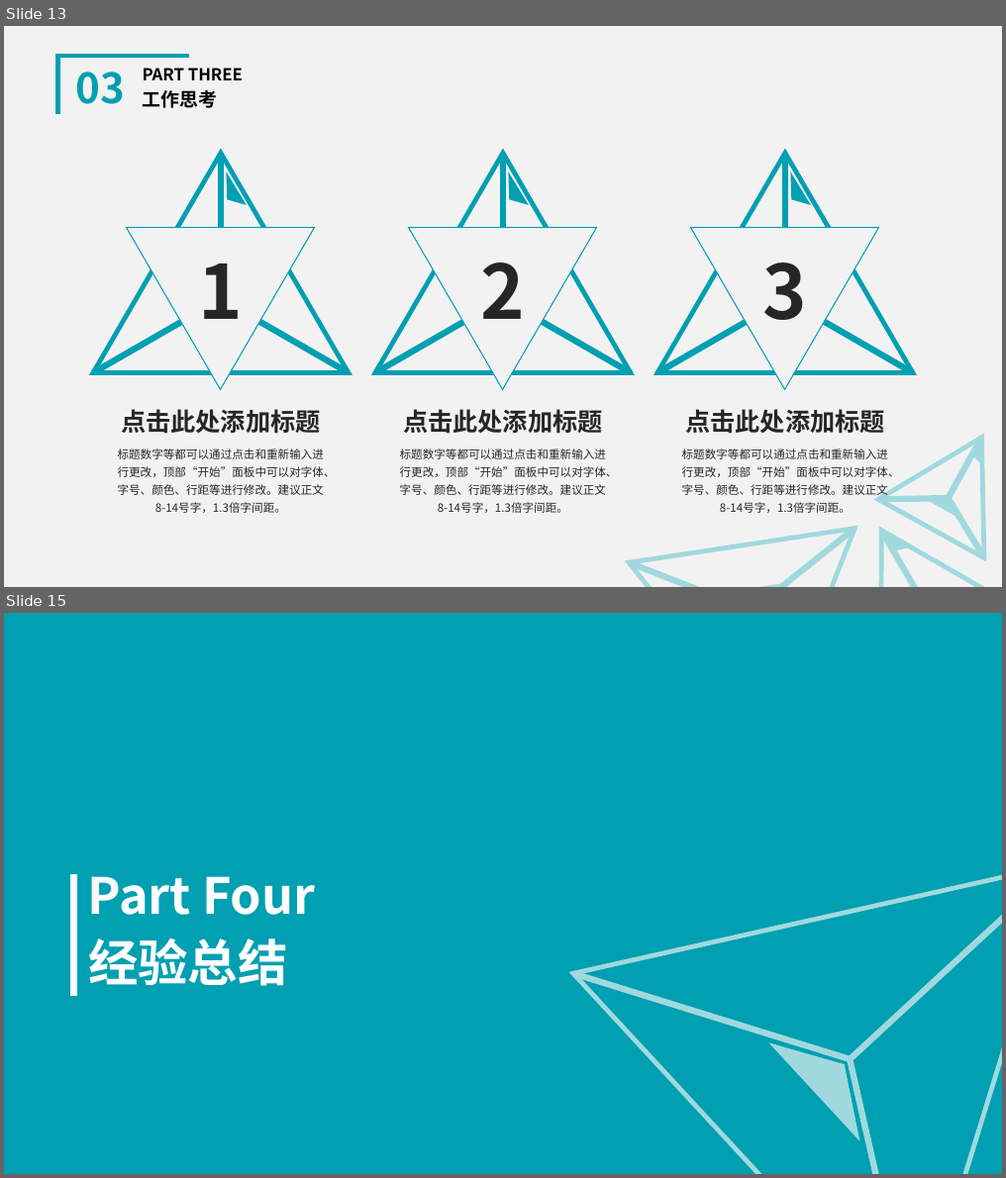
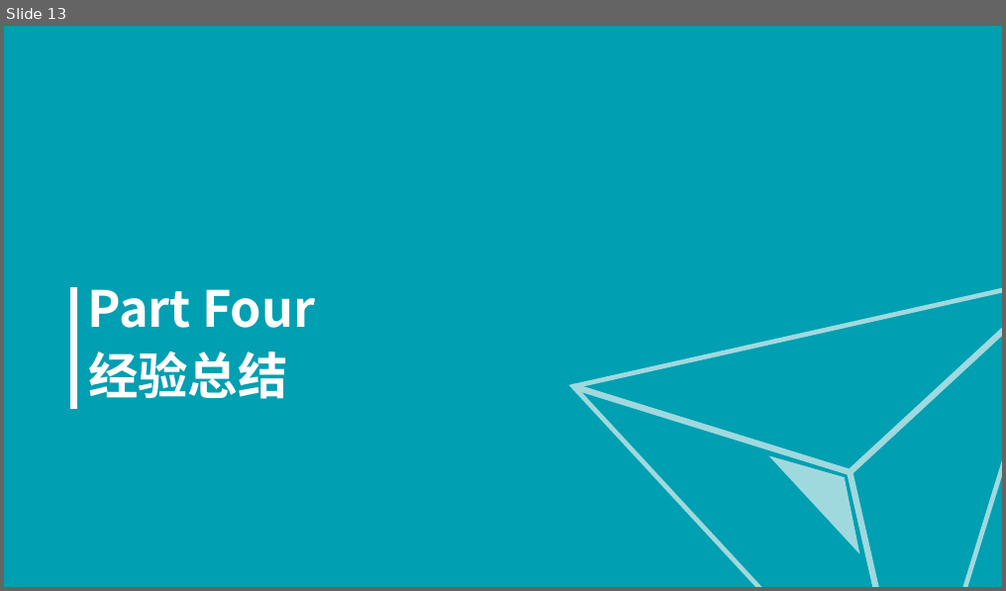
Before and after one commit to Siyuexi/InternNote, a slide deck: Tencent/Gestaltxu实习生答辩.pptx. Shown one above the other, each under a label of ours: slides 13 and 15 before the commit, slide 13 after it; the slides between them are not shown. The pictures are 1006x1178 and 1006x591 pixels, drawn with LibreOffice and Linux fonts; fonts in the diff are those of the drawing. Boxes give left, top, right and bottom in pixels: in the first picture for what was removed or moved away, otherwise in the second. Text is boxed around its words. In the diff, an @@ line names an element or a change of style, - is before the commit and + after.

```diff
--- a/Tencent/Gestaltxu实习生答辩.pptx
+++ b/Tencent/Gestaltxu实习生答辩.pptx
@@ slide 13 removed at box(4, 26, 1002, 587), background #F2F2F2 @@
@@ freeform shape removed at box(57, 56, 190, 113) @@
@@ text removed at box(75, 72, 125, 104) @@
-03
@@ text removed at box(143, 68, 243, 80) @@
-PART THREE
@@ text removed at box(143, 90, 218, 108) @@
-工作思考
@@ group removed at box(375, 154, 631, 390): 3 triangles, 3 lines, 1 freeform shape, 1 text @@
-2
@@ group removed at box(657, 154, 913, 390): 3 triangles, 3 lines, 1 freeform shape, 1 text @@
-3
@@ group removed at box(93, 154, 349, 390): 3 triangles, 3 lines, 1 freeform shape, 1 text @@
-1
@@ text removed at box(121, 409, 321, 434) @@
-点击此处添加标题
@@ text removed at box(403, 409, 603, 434) @@
-点击此处添加标题
@@ text removed at box(685, 409, 885, 434) @@
-点击此处添加标题
@@ text removed at box(118, 449, 336, 513) @@
-标题数字等都可以通过点击和重新输入进行更改，顶部“开始”面板中可以对字体、字号、颜色、行距等进行修改。建议正文8-14号字，1.3倍字间距。
@@ text removed at box(400, 449, 618, 513) @@
-标题数字等都可以通过点击和重新输入进行更改，顶部“开始”面板中可以对字体、字号、颜色、行距等进行修改。建议正文8-14号字，1.3倍字间距。
@@ text removed at box(682, 449, 900, 513) @@
-标题数字等都可以通过点击和重新输入进行更改，顶部“开始”面板中可以对字体、字号、颜色、行距等进行修改。建议正文8-14号字，1.3倍字间距。
@@ group removed at box(878, 408, 1002, 559): 3 lines, 2 triangles, 1 freeform shape @@
@@ triangle removed at box(818, 494, 1002, 587) @@
@@ line removed from (881, 531) to (924, 587) @@
@@ freeform shape removed at box(888, 531, 908, 554) @@
@@ group removed at box(629, 529, 884, 587): 2 triangles, 2 lines @@
@@ what was slide 15 is now slide 13 @@
```
Also in this commit, not shown: 7 slides changed, 6 slides added, 11 other slides removed, 1 other file.
